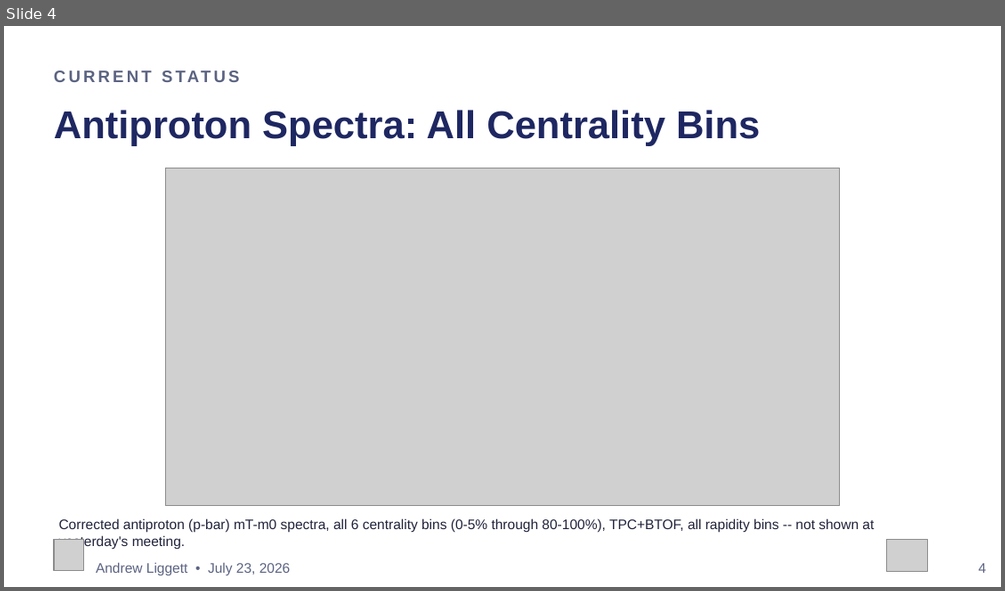
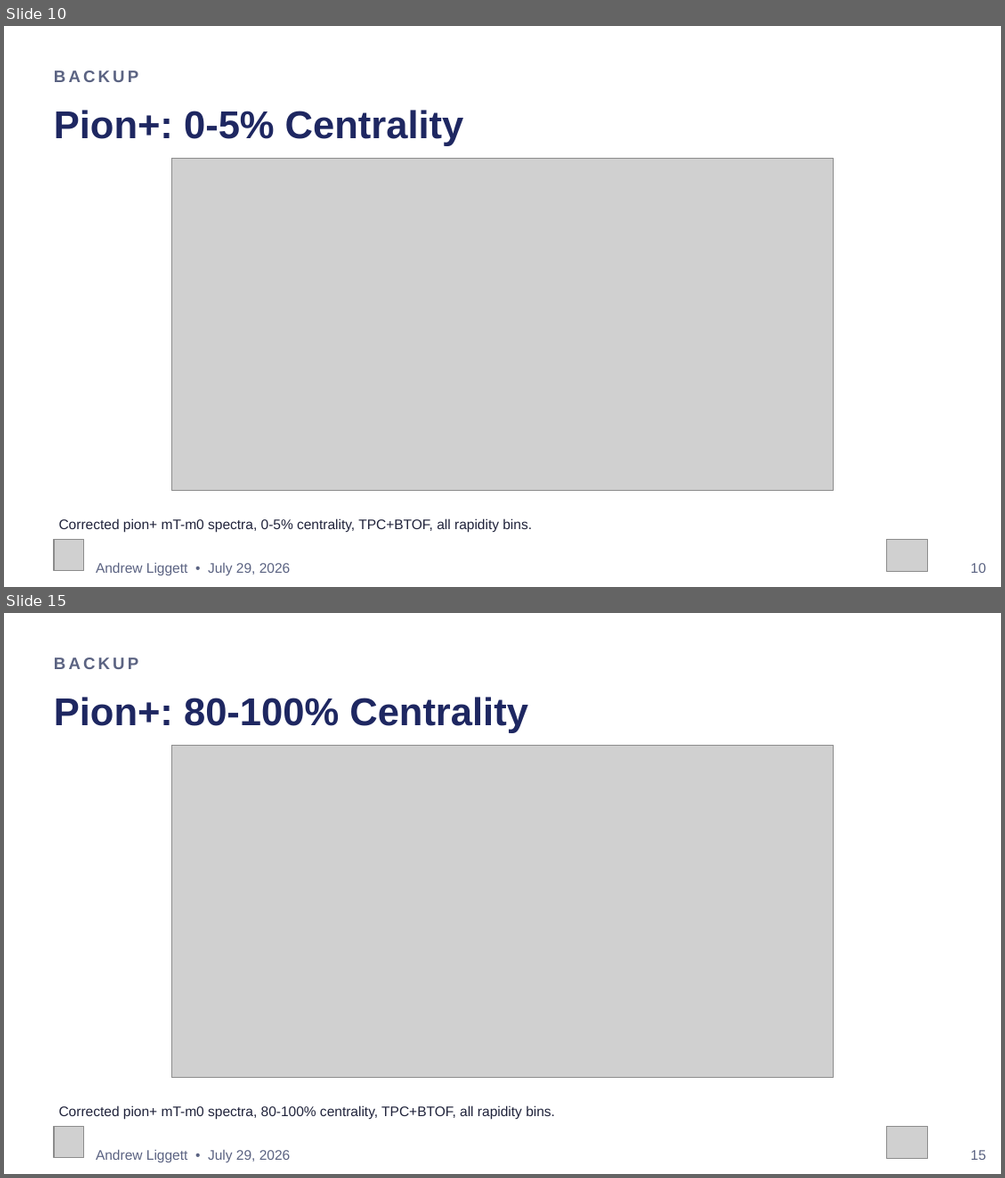
Before and after one commit to liggett2820/lightflavorspectra_OO200, a slide deck: docs/OO200_Spectra_Status_Update_v2.pptx. Shown one above the other, each under a label of ours: slide 4 before the commit, slides 10 and 15 after it; the slides between them are not shown. The pictures are 1005x591 and 1005x1178 pixels, drawn with LibreOffice and Linux fonts; fonts in the diff are those of the drawing; grey boxes stand for pictures. Boxes give left, top, right and bottom in pixels: in the first picture for what was removed or moved away, otherwise in the second. Text is boxed around its words. In the diff, an @@ line names an element or a change of style, - is before the commit and + after.

```diff
--- a/docs/OO200_Spectra_Status_Update_v2.pptx
+++ b/docs/OO200_Spectra_Status_Update_v2.pptx
@@ slide 15 added at (4, 613, 1001, 1174), background #FFFFFF @@
@@ text added at (54, 657, 138, 669), 12 pt, text #5B6382, bold @@
+BACKUP
@@ text added at (54, 697, 528, 733), 28 pt, text #1E2761, bold @@
+Pion+: 80-100% Centrality
@@ picture added at (171, 745, 833, 1078) @@
@@ text added at (59, 1105, 555, 1119), 10 pt, text #20233B @@
+Corrected pion+ mT-m0 spectra, 80-100% centrality, TPC+BTOF, all rapidity bins.
@@ picture added at (54, 1127, 84, 1158) @@
@@ picture added at (886, 1127, 927, 1159) @@
@@ text added at (96, 1149, 291, 1162), 10 pt, text #5B6382 @@
+Andrew Liggett • July 29, 2026
@@ text added at (971, 1150, 986, 1159), 10 pt, text #5B6382 @@
+15
@@ what was slide 4 is now slide 10 @@
@@ slide 10 changed as well @@
@@ text at (54, 70, 138, 82): text changed @@
-CURRENT STATUS
+BACKUP
@@ text at (54, 110, 464, 146): text changed @@
-Antiproton Spectra: All Centrality Bins
+Pion+: 0-5% Centrality
@@ picture: place and size @@
-picture at (165, 168, 841, 506)
+picture at (171, 158, 833, 491)
@@ text at (59, 518, 532, 532): text changed @@
-Corrected antiproton (p-bar) mT-m0 spectra, all 6 centrality bins (0-5% through 80-100%), TPC+BTOF, all rapidity bins -- not shown at yesterday's meeting.
+Corrected pion+ mT-m0 spectra, 0-5% centrality, TPC+BTOF, all rapidity bins.
@@ text at (96, 562, 291, 575): text changed @@
-Andrew Liggett • July 23, 2026
+Andrew Liggett • July 29, 2026
@@ text at (971, 563, 986, 572): text changed @@
-4
+10
```
Also in this commit, not shown: 5 other slides changed, 38 other slides added, 4 slides removed, 1 other file.
